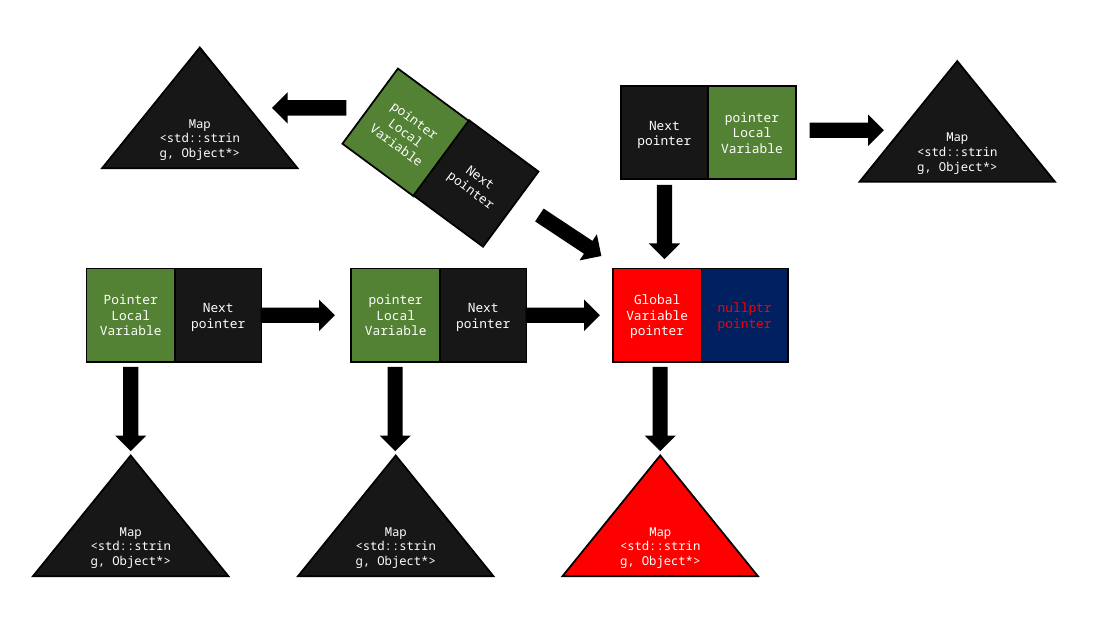
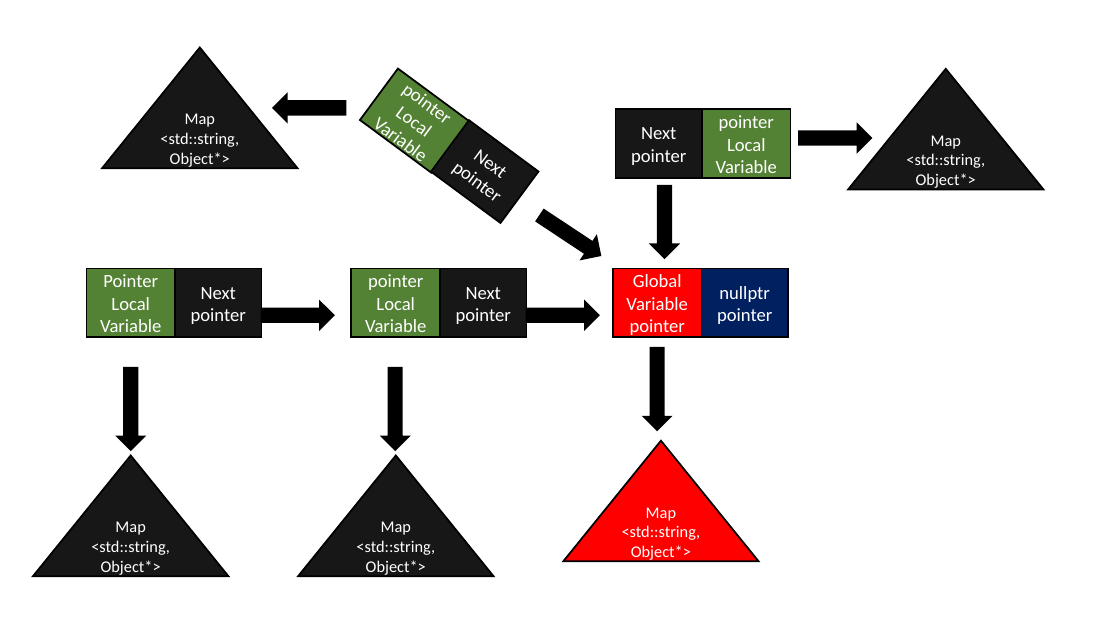
Before and after one commit to MrEcoli/CppScheme, a slide deck: slide 1 of CppScheme/GlobalVariable.pptx. Drawn at 1120x630 pixels with LibreOffice and Linux fonts; fonts in the diff are those of the drawing. Boxes give left, top, right and bottom in pixels: in the first picture for what was removed or moved away, otherwise in the second. Text is boxed around its words. In the diff, an @@ line names an element or a change of style, - is before the commit and + after.

```diff
--- a/CppScheme/GlobalVariable.pptx
+++ b/CppScheme/GlobalVariable.pptx
@@ rectangle "pointer Local Variable": place and size @@
-rectangle "pointer Local Variable" at [342, 68, 469, 196]
+rectangle "pointer Local Variable" at [360, 69, 470, 173]
@@ triangle "Map": place and size @@
-triangle "Map" at [860, 61, 1055, 182]
+triangle "Map" at [849, 69, 1044, 190]
@@ rectangle "Next": place and size @@
-rectangle "Next" at [622, 86, 708, 179]
+rectangle "Next" at [616, 109, 702, 178]
@@ rectangle "pointer Local Variable": place and size @@
-rectangle "pointer Local Variable" at [707, 86, 797, 179]
+rectangle "pointer Local Variable" at [702, 109, 791, 178]
@@ size 11 to 16 pt, font Noto Sans Mono to Calibri in 9 elements at [87, 269, 176, 338], [351, 269, 440, 338], [613, 269, 702, 338], [175, 269, 261, 338], [440, 269, 527, 338], [702, 109, 791, 178], [616, 109, 702, 178], [360, 69, 470, 173], [431, 120, 539, 223] @@
@@ rectangle "Next": place and size @@
-rectangle "Next" at [413, 120, 538, 247]
+rectangle "Next" at [431, 120, 539, 223]
@@ right arrow: place and size @@
-right arrow at [811, 117, 883, 144]
+right arrow at [799, 124, 871, 151]
@@ rectangle "Pointer Local Variable": place and size @@
-rectangle "Pointer Local Variable" at [87, 269, 176, 362]
+rectangle "Pointer Local Variable" at [87, 269, 176, 338]
@@ rectangle "Next": place and size @@
-rectangle "Next" at [175, 269, 261, 362]
+rectangle "Next" at [175, 269, 261, 338]
@@ rectangle "pointer Local Variable": place and size @@
-rectangle "pointer Local Variable" at [351, 269, 440, 362]
+rectangle "pointer Local Variable" at [351, 269, 440, 338]
@@ rectangle "Next": place and size @@
-rectangle "Next" at [440, 269, 527, 362]
+rectangle "Next" at [440, 269, 527, 338]
@@ rectangle "Global": place and size @@
-rectangle "Global" at [613, 269, 702, 362]
+rectangle "Global" at [613, 269, 702, 338]
@@ rectangle "nullptr": place and size @@
-rectangle "nullptr" at [702, 269, 788, 362]
+rectangle "nullptr" at [702, 269, 788, 338]
@@ rectangle "nullptr" at [702, 269, 788, 338]: size 11 to 16 pt, font Noto Sans Mono to Calibri, text colour #FF0000 to #FFFFFF @@
@@ down arrow: place and size @@
-down arrow at [647, 368, 674, 450]
+down arrow at [644, 348, 671, 430]
@@ size 10.5 to 14 pt, font Noto Sans Mono to Calibri in 5 elements at [33, 455, 229, 576], [298, 455, 494, 576], [103, 48, 298, 169], [849, 69, 1044, 190], [564, 441, 760, 562] @@
@@ triangle "Map": place and size @@
-triangle "Map" at [563, 455, 759, 576]
+triangle "Map" at [564, 441, 760, 562]
```
Also in this commit, not shown: 8 other files.
